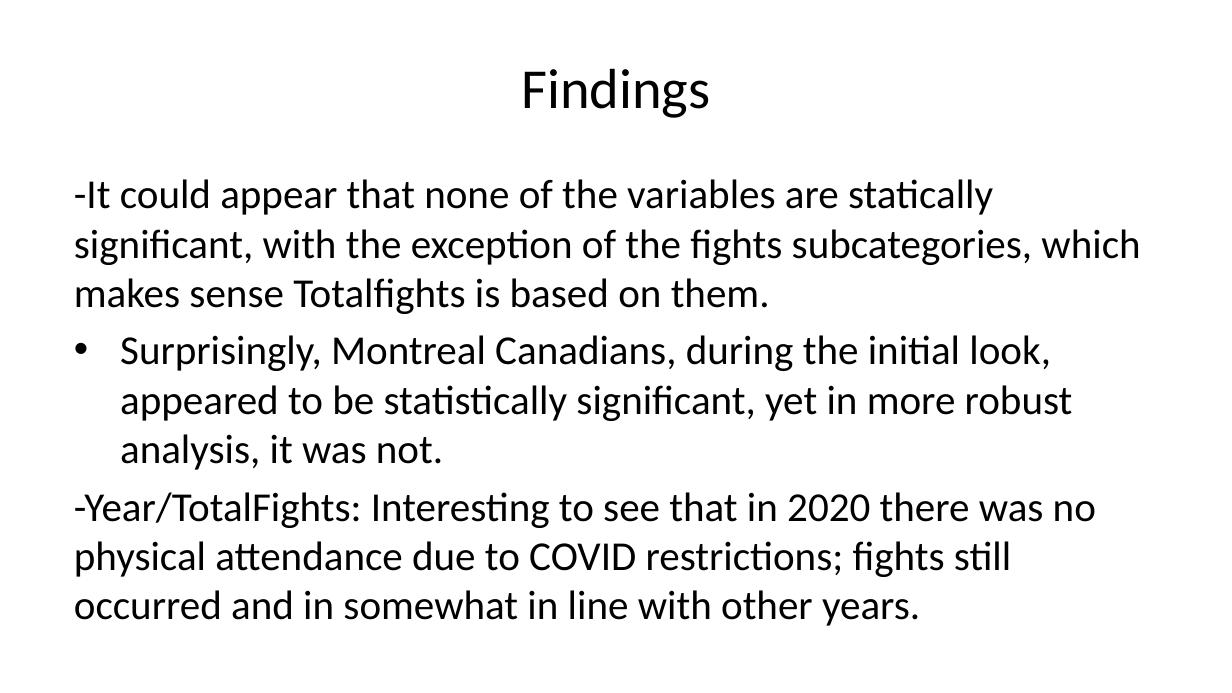
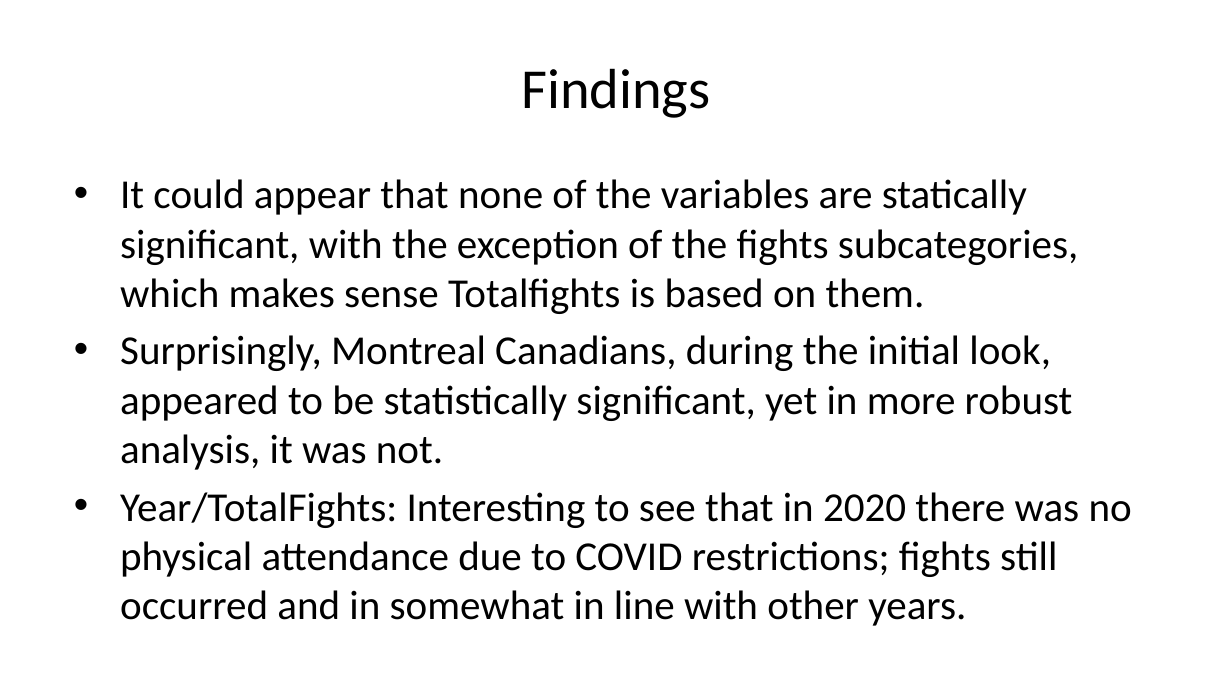
Before and after one commit to jason-nero/project-1, a slide deck: slide 9 of TermProject_Presentationv3.pptx (slide 8 before the commit). Drawn at 1232x693 pixels with LibreOffice and Linux fonts; fonts in the diff are those of the drawing. Boxes give left, top, right and bottom in pixels: in the first picture for what was removed or moved away, otherwise in the second. Text is boxed around its words. In the diff, an @@ line names an element or a change of style, - is before the commit and + after.

Commit message:
update powerpoint presentation

```diff
--- a/TermProject_Presentationv3.pptx
+++ b/TermProject_Presentationv3.pptx
@@ text at <box>120,179,1078,314</box>: text changed @@
--It could appear that none of the variables are statically significant, with the exception of the fights subcategories, which makes sense Totalfights is based on them.
+• It could appear that none of the variables are statically significant, with the exception of the fights subcategories, which makes sense Totalfights is based on them.
@@ text at <box>120,492,1132,626</box>: text changed @@
--Year/TotalFights: Interesting to see that in 2020 there was no physical attendance due to COVID restrictions; fights still occurred and in somewhat in line with other years.
+• Year/TotalFights: Interesting to see that in 2020 there was no physical attendance due to COVID restrictions; fights still occurred and in somewhat in line with other years.
```
Also in this commit, not shown: 6 other slides changed, 2 slides added, 2 slides removed, 1 other file.
